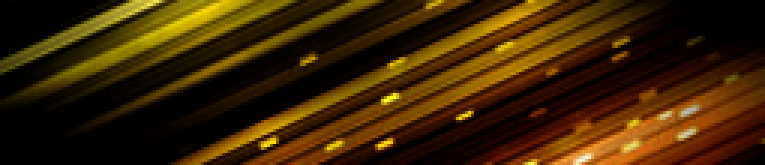
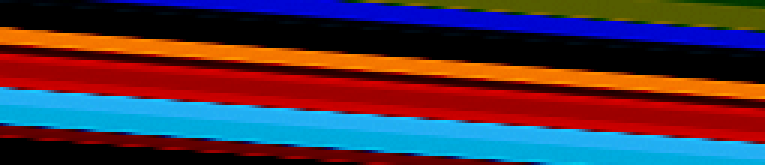
Before/after of a 765x165 layered artwork. What changed in the layer stack:
added layer "Layer 8" above "Layer 7" over left=0, top=0, right=765, bottom=165
added layer "Layer 7" above "Layer 6" over left=0, top=0, right=765, bottom=165
hid "Layer 6", painted on it over left=0, top=0, right=765, bottom=165
hid "Layer 5" over left=0, top=0, right=765, bottom=165
hid "Background" over left=0, top=0, right=765, bottom=165
